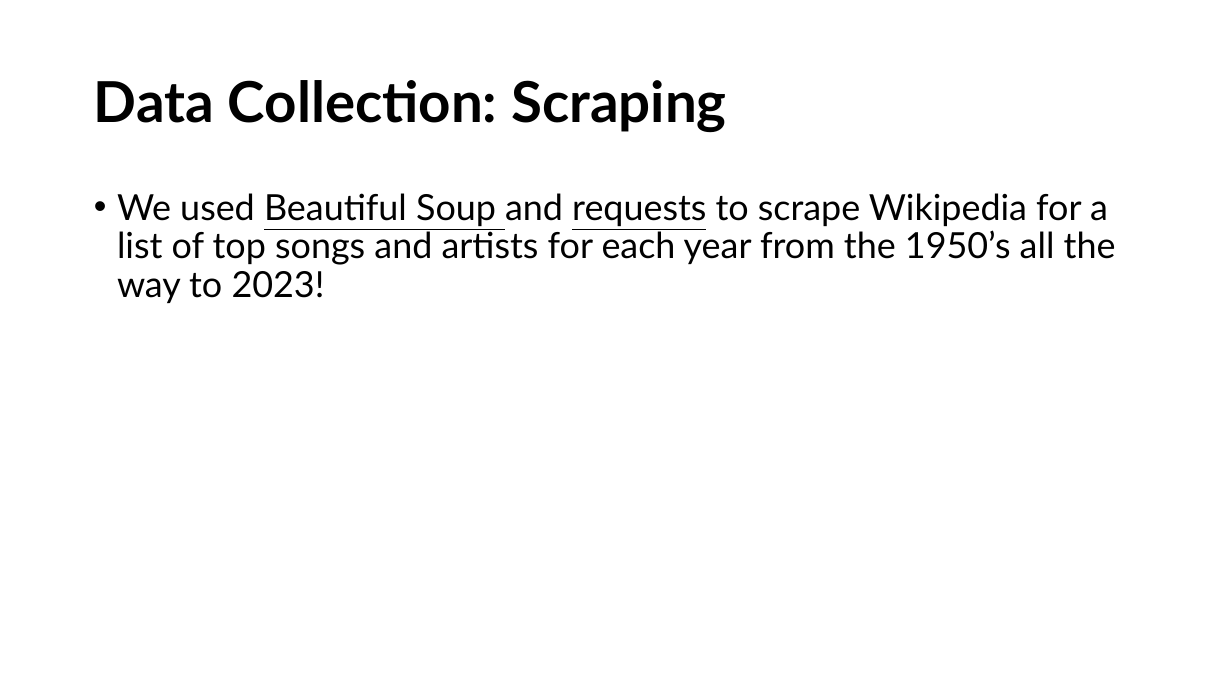
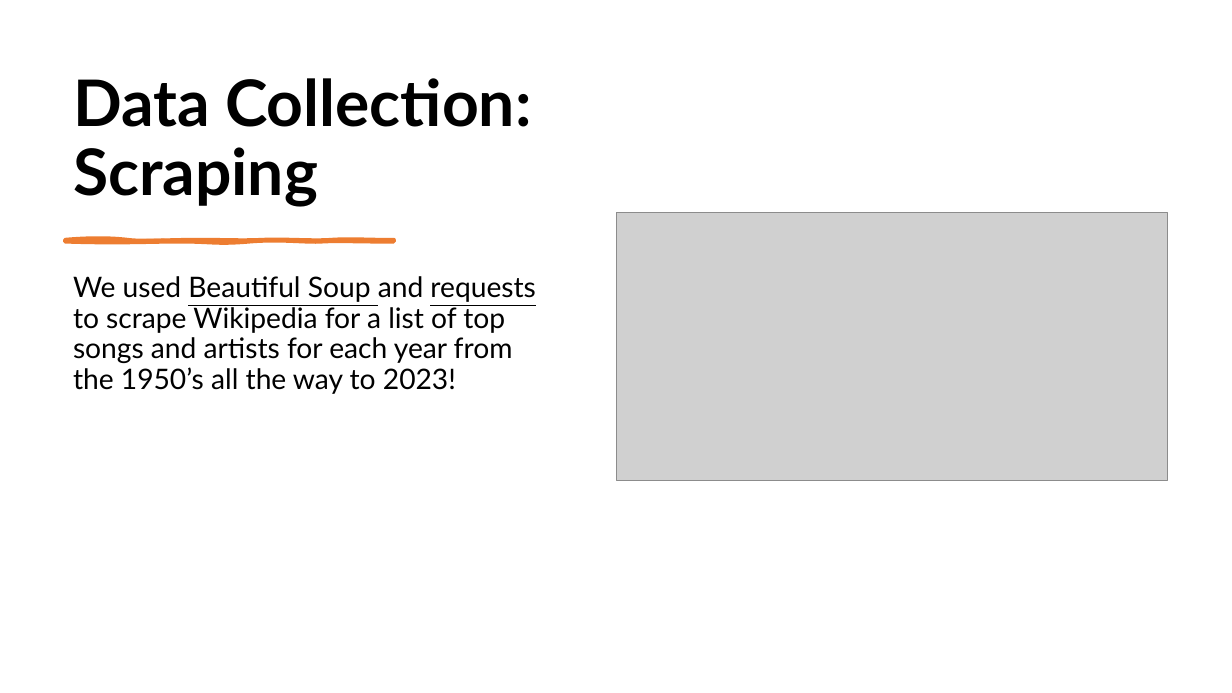
Before and after one commit to omersh1998/song-prediction-final-project, a slide deck: slide 3 of presentation/song_prediction.pptx. Drawn at 1232x693 pixels with LibreOffice and Linux fonts; fonts in the diff are those of the drawing; grey boxes stand for pictures. Boxes give left, top, right and bottom in pixels: in the first picture for what was removed or moved away, otherwise in the second. Text is boxed around its words. In the diff, an @@ line names an element or a change of style, - is before the commit and + after.

```diff
--- a/presentation/song_prediction.pptx
+++ b/presentation/song_prediction.pptx
@@ title "Data Collection: Scraping" moved from (x1=94, y1=80, x2=727, y2=132) to (x1=73, y1=78, x2=531, y2=207) @@
@@ title "Data Collection: Scraping" at (x1=73, y1=78, x2=531, y2=207): size 44 to 50 pt; vertical alignment middle to bottom @@
@@ picture added at (x1=616, y1=213, x2=1168, y2=481) @@
@@ text "We used Beautiful Soup and ..." moved from (x1=117, y1=193, x2=1116, y2=303) to (x1=73, y1=276, x2=535, y2=394) @@
@@ text "We used Beautiful Soup and ..." at (x1=73, y1=276, x2=535, y2=394): size 28 to 22 pt; bullet • to none @@
@@ freeform shape added at (x1=65, y1=240, x2=394, y2=242), fill #ED7D31, outline #ED7D31 3 pt @@
```
Also in this commit, not shown: 8 other slides changed, 1 slide removed.
